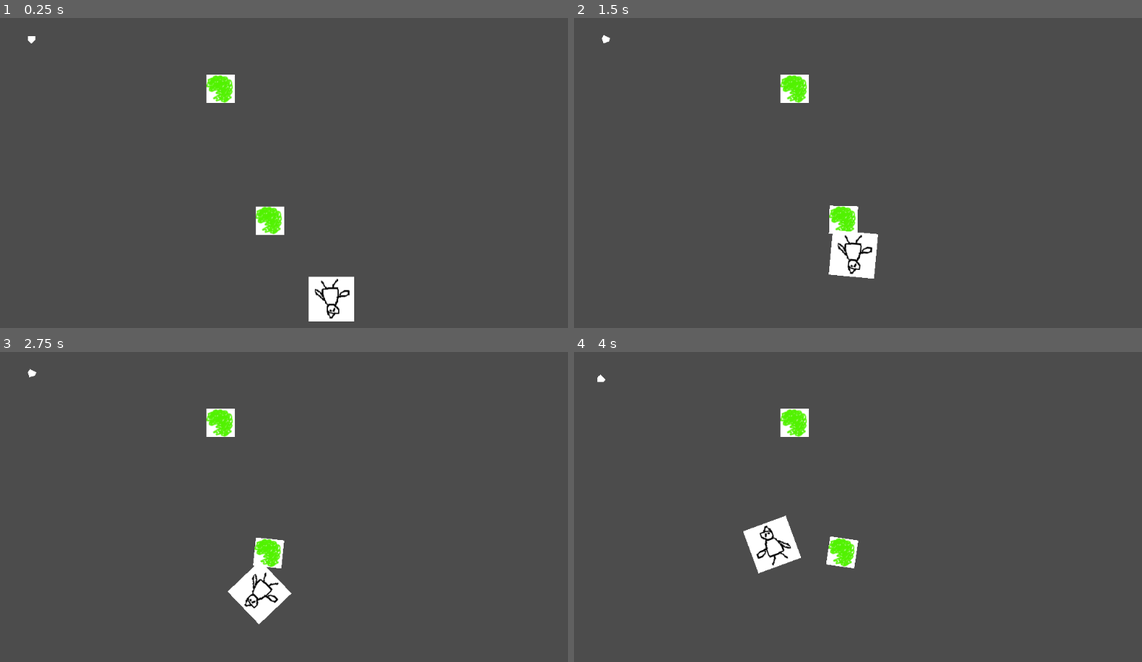
Above: before the commit, frames 1-4 (two rows, left to right).
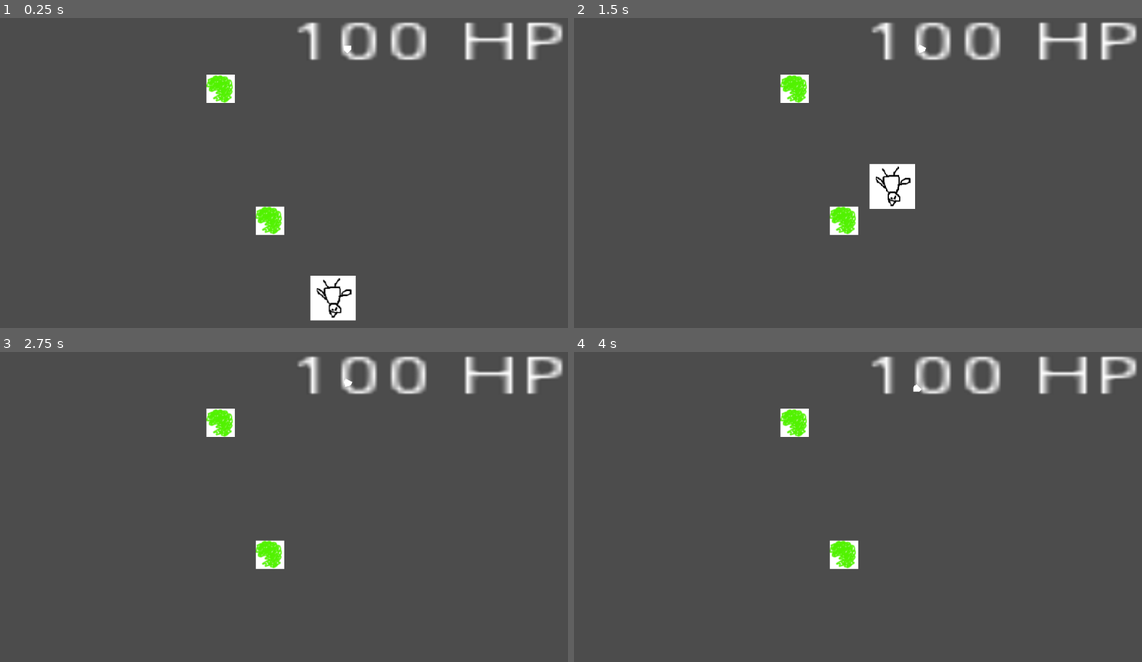
Above: after the commit, the same moments.

Repository: GameDrivenDesign/HareDerLage
Game: Godot game, scene res://game/game.tscn
Same seed, same stepped clock (60 frames per second), same inputs: the game is played once before the commit and once after it.
Inputs:
- Up to frame 1 (0.25 s): no input
- Up to frame 2 (1.5 s): hold D (right) 0.53-1.28 s; hold A (left) from 1.28 s (still down)
- Up to frame 3 (2.75 s): release A (left) at 2.03 s; hold D (right) from 2.03 s (still down)
- Up to frame 4 (4 s): release D (right) at 2.78 s; hold W (up) 2.78-3.53 s; hold A (left) from 3.53 s (still down)

The runs differ from the first frame. In frame 1, 2.8% of the frame differs, in the area x 4-100%, y 1-98%; in frame 2, 4.7%, in the area x 4-100%, y 1-85%; in frame 3, 3.7%; in frame 4, 3.8%.

Commit message:
Add super fancy hud

Diff:
--- a/comet/comet.tscn
+++ b/comet/comet.tscn
@@ -13,7 +13,7 @@
 custom_solver_bias = 0.0
 radius = 160.0
 
-[node name="comet" type="RigidBody2D" index="0"]
+[node name="comet" type="RigidBody2D"]
 
 position = Vector2( 435.204, 159.221 )
 input_pickable = false
--- a/game/game.tscn
+++ b/game/game.tscn
@@ -1,19 +1,26 @@
-[gd_scene load_steps=4 format=2]
+[gd_scene load_steps=5 format=2]
 
 [ext_resource path="res://game/game.gd" type="Script" id=1]
-[ext_resource path="res://comet/comet.tscn" type="PackedScene" id=2]
-[ext_resource path="res://spaceship.tscn" type="PackedScene" id=3]
+[ext_resource path="res://hud/hud.tscn" type="PackedScene" id=2]
+[ext_resource path="res://comet/comet.tscn" type="PackedScene" id=3]
+[ext_resource path="res://spaceship.tscn" type="PackedScene" id=4]
 
-[node name="Node2D" type="Node2D" index="0"]
+[node name="game" type="Node2D"]
 
 script = ExtResource( 1 )
 
-[node name="comet1" parent="." index="0" instance=ExtResource( 2 )]
+[node name="hud" parent="." index="0" instance=ExtResource( 2 )]
+
+position = Vector2( 862.563, 218.535 )
+
+[node name="comet1" parent="." index="1" instance=ExtResource( 3 )]
 
 position = Vector2( 401.37, 125.387 )
 
-[node name="comet2" parent="." index="1" instance=ExtResource( 2 )]
+[node name="comet2" parent="." index="2" instance=ExtResource( 3 )]
 
 position = Vector2( 487.563, 357.535 )
 
-[node name="spaceship" parent="." index="2" instance=ExtResource( 3 )]
+[node name="spaceship" parent="." index="3" instance=ExtResource( 4 )]
+
+position = Vector2( 624.182, 54.7621 )
--- /dev/null
+++ b/hud/hud.tscn
@@ -0,0 +1,28 @@
+[gd_scene format=2]
+
+[node name="hud" type="Node2D"]
+
+position = Vector2( 349, 218.5 )
+scale = Vector2( 10.9063, 6.82813 )
+
+[node name="health" type="Label" parent="." index="0"]
+
+anchor_left = 0.0
+anchor_top = 0.0
+anchor_right = 0.0
+anchor_bottom = 0.0
+margin_left = -32.0
+margin_top = -32.0
+margin_right = 31.0
+margin_bottom = -18.0
+rect_pivot_offset = Vector2( 0, 0 )
+rect_clip_content = false
+mouse_filter = 2
+mouse_default_cursor_shape = 0
+size_flags_horizontal = 1
+size_flags_vertical = 4
+text = "999 HP"
+percent_visible = 1.0
+lines_skipped = 0
+max_lines_visible = -1
+_sections_unfolded = [ "Material", "Rect", "Size Flags", "Theme", "Visibility", "custom_fonts", "custom_styles" ]
--- a/spaceship.gd
+++ b/spaceship.gd
@@ -10,8 +10,15 @@
 # This can be called by chicken wings or comets
 # to make the spaceship take damage
 func take_damage(damage):
-	health -= damage
+	set_health(max(health - damage, 0))
+
+func set_health(new_health):
+	health = new_health
 	# TODO: Do something when spaceship is dead.
+	get_node('/root/game/hud/health').text = str(round(health)) + ' HP'
+
+func _ready():
+	set_health(health)
 
 func _physics_process(delta):
 
--- a/spaceship.tscn
+++ b/spaceship.tscn
@@ -7,7 +7,7 @@
 custom_solver_bias = 0.0
 extents = Vector2( 10, 10 )
 
-[node name="spaceship" type="RigidBody2D"]
+[node name="spaceship" type="RigidBody2D" index="0"]
 
 position = Vector2( 68.1816, 37.7621 )
 input_pickable = false
